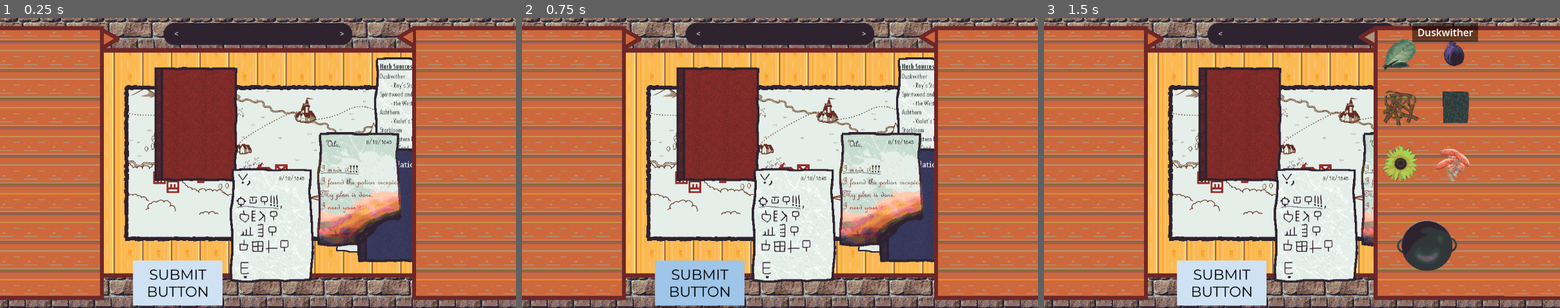
Above: before the commit, frames 1-3 (left to right).
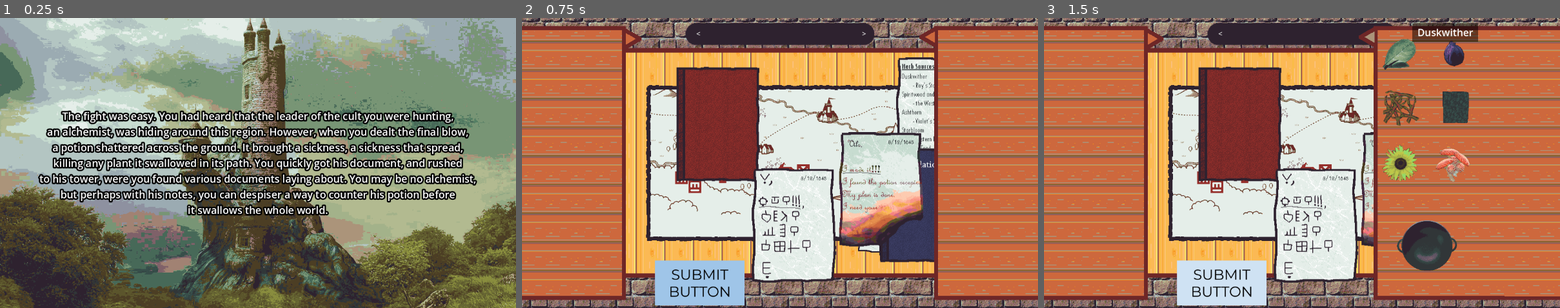
Above: after the commit, the same moments.

Repository: diegofdz333/the-alchemist
Game: Godot game, scene res://scenes/Main.tscn
The game is run twice, just before and just after one commit, with the same random seed, the same clock (stepped at 60 frames per second) and the same inputs.
Inputs (mouse positions are in pixels of both pictures, inside the frame that each line leads up to):
- Up to frame 1 (0.25 s): no input
- Up to frame 2 (0.75 s): click (697, 281) at 0.5 s
- Up to frame 3 (1.5 s): click (1451, 38) at 1.27 s

The runs differ from the first frame. In frame 1, 98% of the frame differs, in the area x 0-100%, y 0-100%; in frame 2, nothing differs; in frame 3, nothing differs.

Commit message:
Start/End screen

Diff:
--- a/scenes/Main.tscn
+++ b/scenes/Main.tscn
@@ -33,11 +33,17 @@
 [ext_resource type="Texture2D" uid="uid://c0kt4hkgoxpup" path="res://assets/plants/submit_button.png" id="25_3600f"]
 [ext_resource type="Texture2D" uid="uid://bnihsyae7b7n7" path="res://assets/plants/submit_button_pressed.png" id="26_x7a1b"]
 [ext_resource type="Texture2D" uid="uid://bofam1wm3ml85" path="res://assets/plants/submit_button_hovered.png" id="27_4qboj"]
+[ext_resource type="Script" path="res://scenes/text screen.gd" id="34_3fw05"]
+[ext_resource type="Texture2D" uid="uid://b124p5qv08hs3" path="res://assets/tower.png" id="34_8qaup"]
+[ext_resource type="Script" path="res://scenes/button.gd" id="35_jpo2q"]
 
 [sub_resource type="LabelSettings" id="LabelSettings_na3qj"]
 font_size = 22
 outline_size = 6
 outline_color = Color(0, 0, 0, 1)
+
+[sub_resource type="StyleBoxTexture" id="StyleBoxTexture_sdokx"]
+texture = ExtResource("34_8qaup")
 
 [node name="Main" type="Node2D"]
 script = ExtResource("1_478tm")
@@ -352,6 +358,42 @@
 texture_pressed = ExtResource("26_x7a1b")
 texture_hover = ExtResource("27_4qboj")
 
+[node name="Label" type="Label" parent="."]
+z_index = 100
+anchors_preset = 8
+anchor_left = 0.5
+anchor_top = 0.5
+anchor_right = 0.5
+anchor_bottom = 0.5
+offset_left = -576.0
+offset_top = -324.0
+offset_right = 576.0
+offset_bottom = 324.0
+grow_horizontal = 2
+grow_vertical = 2
+theme_override_colors/font_shadow_color = Color(0, 0, 0, 1)
+theme_override_constants/outline_size = 13
+theme_override_font_sizes/font_size = 23
+theme_override_styles/normal = SubResource("StyleBoxTexture_sdokx")
+text = "The fight was easy. You had heard that the leader of the cult you were hunting,
+an alchemist, was hiding around this region. However, when you dealt the final blow,
+a potion shattered across the ground. It brought a sickness, a sickness that spread,
+killing any plant it swallowed in its path. You quickly got his document, and rushed
+to his tower, were you found various documents laying about. You may be no alchemist,
+but perhaps with his notes, you can despiser a way to counter his potion before
+it swallows the whole world."
+horizontal_alignment = 1
+vertical_alignment = 1
+script = ExtResource("34_3fw05")
+
+[node name="Button" type="Button" parent="Label"]
+layout_mode = 0
+offset_right = 2000.0
+offset_bottom = 2000.0
+flat = true
+script = ExtResource("35_jpo2q")
+
+[connection signal="win" from="." to="Label" method="_on_main_win"]
 [connection signal="cauldron_dropped" from="Plants" to="PlantMenu" method="_on_cauldron_dropped"]
 [connection signal="cauldron_dropped" from="Plants" to="Documents" method="_on_cauldron_dropped"]
 [connection signal="dragging" from="Plants" to="Documents" method="_on_plants_dragging"]
@@ -379,3 +421,4 @@
 [connection signal="button_down" from="TestBar/RightText" to="TestBar/EnglishLabel" method="_on_right_text_button_down"]
 [connection signal="button_down" from="TestBar/RightText" to="TestBar/SecretLabel" method="_on_right_text_button_down"]
 [connection signal="pressed" from="SubmitButton" to="." method="_on_submit_button_pressed"]
+[connection signal="button_down" from="Label/Button" to="Label" method="_on_button_button_down"]
--- /dev/null
+++ b/scenes/button.gd
@@ -0,0 +1,4 @@
+extends Button
+
+func _button_pressed():
+	hide();
--- /dev/null
+++ b/scenes/text screen.gd
@@ -0,0 +1,22 @@
+extends Label
+
+var win = false;
+
+
+
+
+func _on_button_button_down():
+	if not win:
+		hide();
+
+
+func _on_main_win():
+	text = "As soon as you make the potion you see it turn a deep green.
+You quickly run into the now dry dry forest and pour it on the ground.
+The brows quickly turns to green as life begins to slowly bloom again.
+You know that you have been successful, as all the greenery returns.
+Yes, the greenery is back!
+
+YOU WIN!"
+	win = true;
+	show();
--- a/scripts/main.gd
+++ b/scripts/main.gd
@@ -1,4 +1,6 @@
 extends Node2D
+
+signal win();
 
 const winning_plants: Dictionary = {
 	"Starbloom": null,
@@ -24,6 +26,7 @@
 	print(names)
 	if names == winning_plants:
 		print("win!")
+		win.emit();
 	else:
 		print("try again!")
 	pass # Replace with function body.
Binary file added: assets/tower.png
Not shown, added: assets/tower.png.import
Not shown: 1 places in scenes/Main.tscn that only renumber resources
